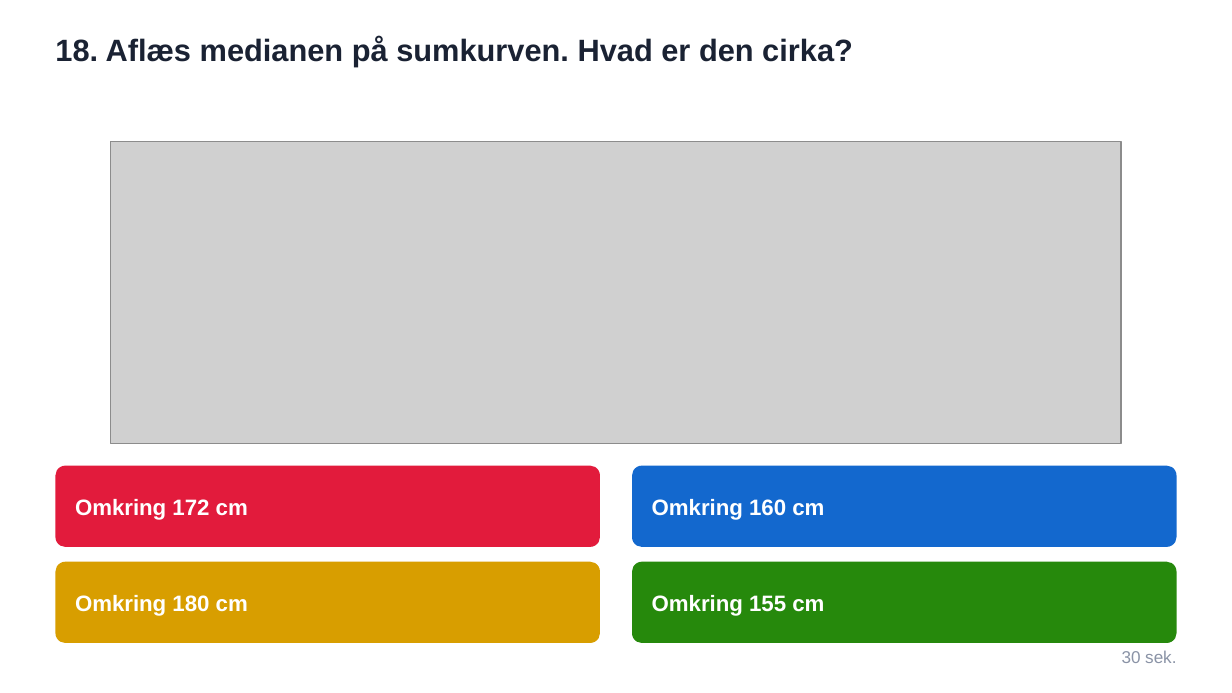
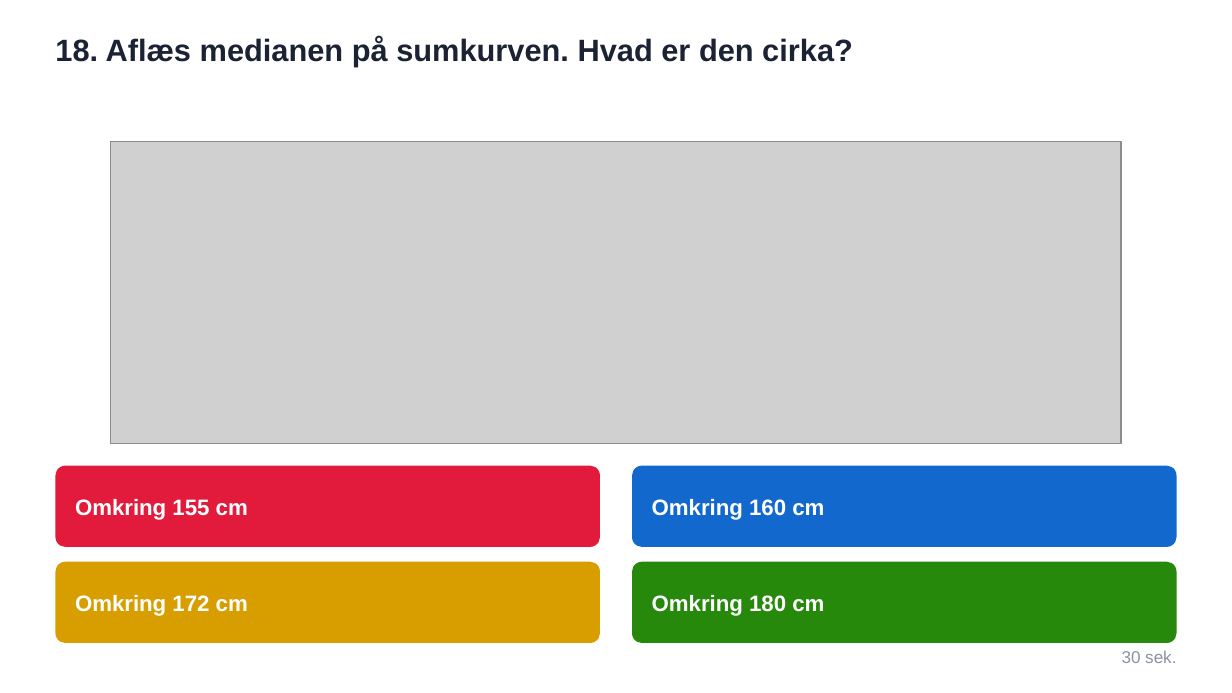
Before and after one commit to mibelibsen/kontiki, a slide deck: slide 19 of facit/kahoot-statistik-2026-09-11.pptx. Drawn at 1232x693 pixels with LibreOffice and Linux fonts; fonts in the diff are those of the drawing; grey boxes stand for pictures. Boxes give left, top, right and bottom in pixels: in the first picture for what was removed or moved away, otherwise in the second. Text is boxed around its words. In the diff, an @@ line names an element or a change of style, - is before the commit and + after.

```diff
--- a/facit/kahoot-statistik-2026-09-11.pptx
+++ b/facit/kahoot-statistik-2026-09-11.pptx
@@ text at (75, 499, 248, 520): text changed @@
-Omkring 172 cm
+Omkring 155 cm
@@ text at (75, 595, 248, 616): text changed @@
-Omkring 180 cm
+Omkring 172 cm
@@ text at (652, 595, 824, 616): text changed @@
-Omkring 155 cm
+Omkring 180 cm
```
Also in this commit, not shown: 27 other slides changed, 7 other files.
